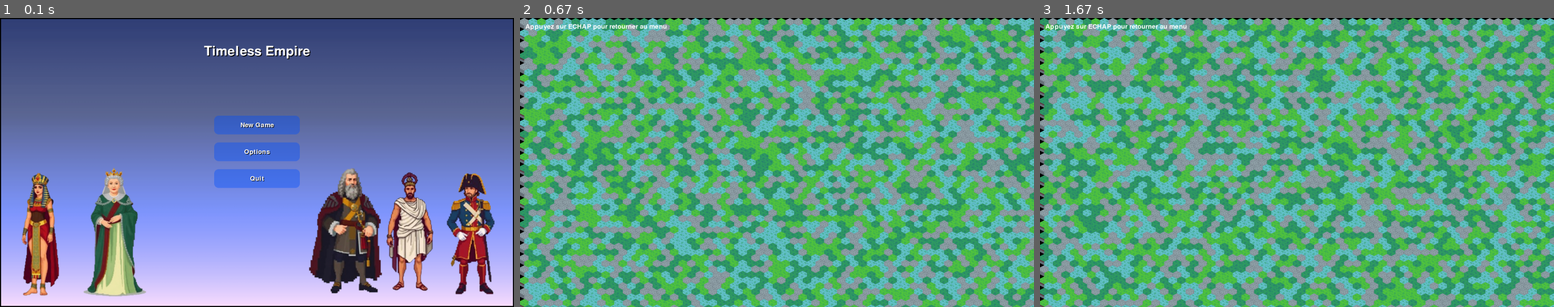
Above: before the commit, frames 1-3 (left to right).
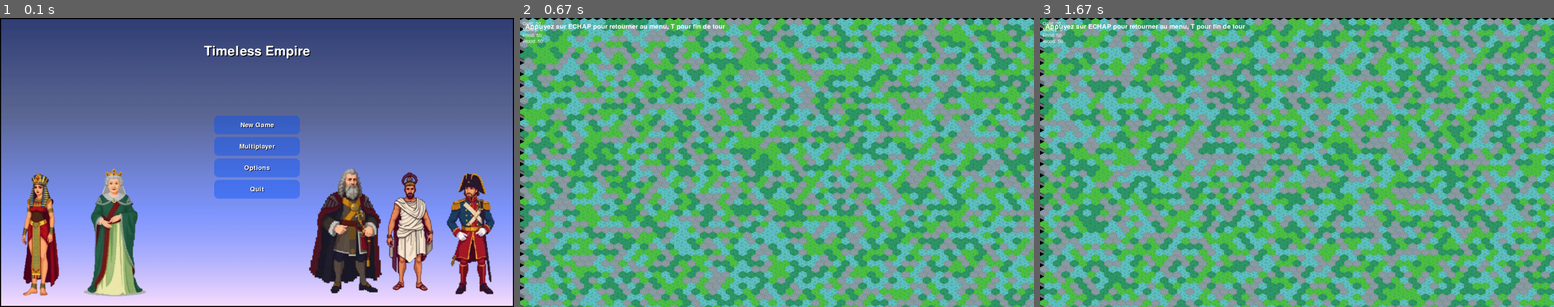
Above: after the commit, the same moments.

Repository: matconstant77-bit/TimelessEmpire
Game: pygame game, started from game.py
Two runs of this game, one before a commit and one after it. Both use one fixed random seed, a clock stepped at 60 frames per second and the inputs below.
Inputs (mouse positions are in pixels of both pictures, inside the frame that each line leads up to):
- Up to frame 1 (0.1 s): no input
- Up to frame 2 (0.67 s): click "New Game" at 0.38 s
- Up to frame 3 (1.67 s): tap T at 0.67 s; hold Esc 1-1.47 s; move the mouse to (1137, 231) at 1.03 s; click "New Game" at 1.55 s

The runs differ from the first frame. In frame 1, 1.9% of the frame differs, in the area x 41-59%, y 41-63%; in frame 2, 0.2%; in frame 3, 0.2%.

Commit message:
ressources + ajout d'un mult local (qui marche pas pour l'instant)

Diff:
--- a/game.py
+++ b/game.py
@@ -2,6 +2,9 @@
 import sys
 import subprocess
 from pygame.locals import *
+import ressources
+import tours
+import player_select
 
 pygame.init() #démarrage de pygame
 pygame.mixer.init()
@@ -73,16 +76,11 @@
 JAUNE = (255, 255, 0)
 TRANSLUCENT_BLUE = (0, 80, 255, 100)
 HOVER_BLUE = (0, 140, 255, 220)
-SHADOW = (0, 0, 0,)
+SHADOW = (0, 0, 0)
 
 #polices
-try:
-    FONT_TITLE = pygame.font.Font("Pixeled.ttf", 72)
-    FONT_BUTTON = pygame.font.Font("Pixeled.ttf", 36)
-
-except:
-    FONT_TITLE = pygame.font.SysFont(None, 72)
-    FONT_BUTTON = pygame.font.SysFont(None, 36)
+FONT_TITLE = pygame.font.SysFont(None, 72)
+FONT_BUTTON = pygame.font.SysFont(None, 36)
 
 # création d'une classe Hexagone pour créer la map
 
@@ -178,8 +176,9 @@
 
 boutons_menu = [
     Button("New Game", 400, "new_game"),
-    Button("Options", 500, "options"),
-    Button("Quit", 600, "quit"),
+    Button("Multiplayer", 480, "multiplayer"),
+    Button("Options", 560, "options"),
+    Button("Quit", 640, "quit"),
 ]
 
 
@@ -278,8 +277,7 @@
 # Lance la musique du menu
 music_menu(menu_music)
 
-
-    # Met à jour la taille actuelle de la fenêtre et recentre les boutons
+# Met à jour la taille actuelle de la fenêtre et recentre les boutons
 while running:
     clock.tick(120)  # Limite à 120 FPS
 
@@ -293,14 +291,20 @@
     for event in pygame.event.get():
         if event.type == pygame.QUIT:
             running = False
-        elif event.type == pygame.KEYDOWN and event.key == pygame.K_ESCAPE:
-            # Retour au menu avec Échap
-            game_state = "menu"
+        elif event.type == pygame.KEYDOWN:
+            if event.key == pygame.K_ESCAPE:
+                # Retour au menu avec Échap
+                game_state = "menu"
+            elif event.key == pygame.K_t and 'player_resources' in locals():
+                player_resources.add_resource('wood', 10)
+                player_resources.add_resource('food', 10)
+                player_resources.add_resource('gold', 5)
         elif event.type == pygame.MOUSEBUTTONDOWN and event.button == 1:
+            mouse_pos = event.pos
             if game_state == "menu":
                 # Clic gauche : vérifier si un bouton est cliqué
                 for btn in boutons_menu:
-                    if btn.rect.collidepoint(event.pos):
+                    if btn.is_clicked(mouse_pos, (1,0,0)):
                         if btn.action == "quit":
                             running = False
                         elif btn.action == "new_game":
@@ -308,11 +312,19 @@
                             # Calculé pour remplir 1920x1080 avec hexagones 32x42
                             carte = Carte(60, 52)  # Carte plus grande pour remplir l'écran
                             game_state = "game"
+                            player_resources = ressources.PlayerResources(wood=50, food=50, gold=20, money=0)
+                        elif btn.action == "multiplayer":
+                            turn_manager, players = player_select.select_players(fenetre, clock)
+                            if turn_manager:
+                                game_state = "multi_game"
+                                player_resources = ressources.PlayerResources()  # Lié à players[0]
+                                print(f"Multiplayer with {len(players)} players")
                         elif btn.action == "options":
                             # affiche le modal options (retourne éventuellement un nouvel écran/menu)
                             fenetre, menu = show_options(fenetre, menu, clock)
 
     # Affichage selon l'état du jeu
+    mouse_pos = pygame.mouse.get_pos()
     if game_state == "menu":
         # Affiche le menu
         win_w, win_h = fenetre.get_size()
@@ -321,9 +333,6 @@
 
         # Affiche le fond du menu
         fenetre.blit(menu, (0, 0))
-
-        # Récupère la position de la souris
-        mouse_pos = pygame.mouse.get_pos()
 
         # Titre
         title = FONT_TITLE.render("Timeless Empire", True, BLANC)
@@ -344,8 +353,10 @@
             # Utiliser la méthode dessiner() pour afficher correctement avec tri
             carte.dessiner(fenetre, offset_x=0, offset_y=0)
 
+        ressources.draw_resources_overlay(fenetre, player_resources)
+
         # Afficher un texte pour indiquer comment retourner au menu
-        instruction = FONT_BUTTON.render("Appuyez sur ECHAP pour retourner au menu", True, BLANC)
+        instruction = FONT_BUTTON.render("Appuyez sur ECHAP pour retourner au menu, T pour fin de tour", True, BLANC)
         fenetre.blit(instruction, (20, 20))
 
     # Met à jour l'affichage
--- /dev/null
+++ b/player_select.py
@@ -0,0 +1,62 @@
+import pygame
+from tours import Player, TurnManager
+
+def select_players(fenetre, clock):
+    # Menu sélection joueurs (1-4)
+    running = True
+    selected_players = 1
+    players = []
+
+    font = pygame.font.SysFont(None, 48)
+    small_font = pygame.font.SysFont(None, 32)
+
+    while running:
+        fenetre.fill((0, 0, 50))
+
+        # Titre
+        title = font.render("Nombre de joueurs", True, (255, 255, 255))
+        fenetre.blit(title, (fenetre.get_width()//2 - title.get_width()//2, 100))
+
+        # Boutons +/-
+        minus_rect = pygame.Rect(800, 300, 100, 80)
+        plus_rect = pygame.Rect(1100, 300, 100, 80)
+        pygame.draw.rect(fenetre, (100, 100, 255), minus_rect)
+        pygame.draw.rect(fenetre, (100, 100, 255), plus_rect)
+        minus_text = small_font.render('-', True, (255, 255, 255))
+        plus_text = small_font.render('+', True, (255, 255, 255))
+        fenetre.blit(minus_text, (minus_rect.centerx - 10, minus_rect.centery - 10))
+        fenetre.blit(plus_text, (plus_rect.centerx - 10, plus_rect.centery - 10))
+
+        # Nb actuel
+        nb_text = font.render(f"{selected_players}", True, (255, 255, 255))
+        fenetre.blit(nb_text, (960, 280))
+
+        # Bouton start
+        start_rect = pygame.Rect(900, 500, 240, 80)
+        pygame.draw.rect(fenetre, (0, 255, 0), start_rect)
+        start_text = small_font.render("START", True, (0, 0, 0))
+        fenetre.blit(start_text, (start_rect.centerx - 40, start_rect.centery - 15))
+
+        pygame.display.flip()
+        clock.tick(60)
+
+        for event in pygame.event.get():
+            if event.type == pygame.QUIT:
+                return None
+            elif event.type == pygame.MOUSEBUTTONDOWN:
+                if minus_rect.collidepoint(event.pos) and selected_players > 1:
+                    selected_players -= 1
+                elif plus_rect.collidepoint(event.pos) and selected_players < 4:
+                    selected_players += 1
+                elif start_rect.collidepoint(event.pos):
+                    # Créer joueurs
+                    players = [Player(f"Joueur {i+1}") for i in range(selected_players)]
+                    turn_manager = TurnManager(players)
+                    running = False
+
+    return turn_manager, players
+
+# Exemple d'utilisation (à intégrer dans game.py)
+# turn_manager, players = select_players(screen, clock)
+# if turn_manager:
+#     print(f"Tour {turn_manager.turn_number}, période {turn_manager.period}")
--- /dev/null
+++ b/ressources.py
@@ -0,0 +1,44 @@
+import pygame
+
+class PlayerResources:
+    def __init__(self, gold=0, money=0, food=0, wood=0):
+        self.gold = gold
+        self.money = money
+        self.food = food
+        self.wood = wood
+
+    def add_resource(self, resource, amount):
+        if hasattr(self, resource):
+            setattr(self, resource, getattr(self, resource) + amount)
+
+    def remove_resource(self, resource, amount):
+        if hasattr(self, resource):
+            current = getattr(self, resource)
+            setattr(self, resource, max(0, current - amount))
+
+    def get_resources(self):
+        return {
+            'gold': self.gold,
+            'money': self.money,
+            'food': self.food,
+            'wood': self.wood
+        }
+
+    def __str__(self):
+        return f"Gold: {self.gold}, Money: {self.money}, Food: {self.food}, Wood: {self.wood}"
+
+
+def draw_resources_overlay(screen, player_resources):
+    import pygame
+    font = pygame.font.SysFont('Arial', 18)
+    resources = player_resources.get_resources()
+    lines = [
+        f"Gold: {resources['gold']}",
+        f"Money: {resources['money']}",
+        f"Food: {resources['food']}",
+        f"Wood: {resources['wood']}"
+    ]
+    x, y = 10, 10
+    for i, line in enumerate(lines):
+        text_surface = font.render(line, True, (255, 255, 255))
+        screen.blit(text_surface, (x, y + i * 22))
Not shown, added: requirements.txt
